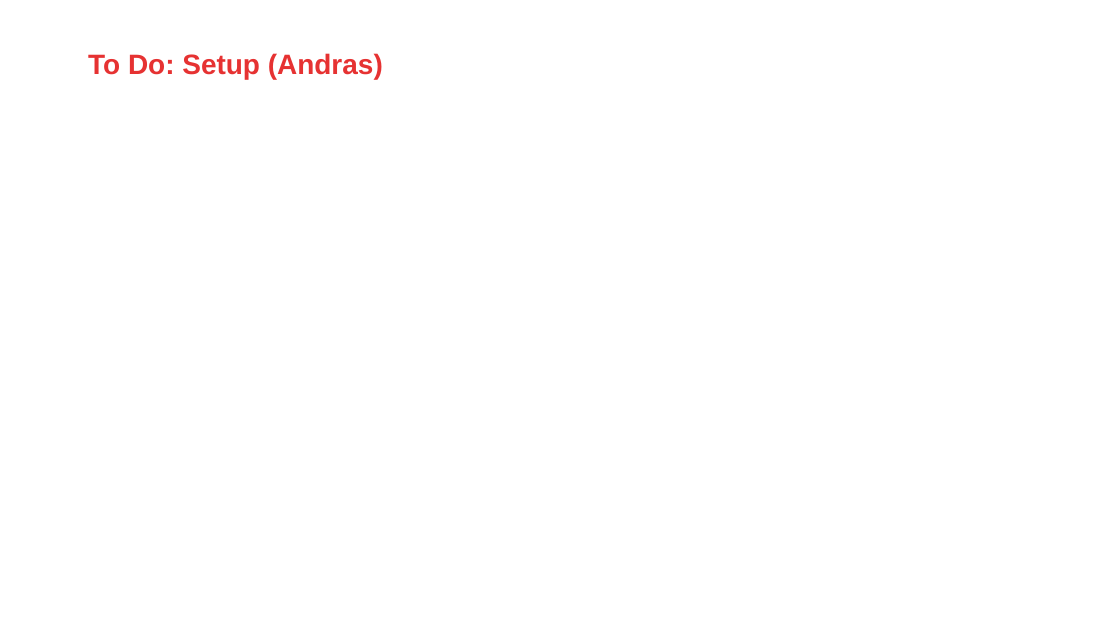
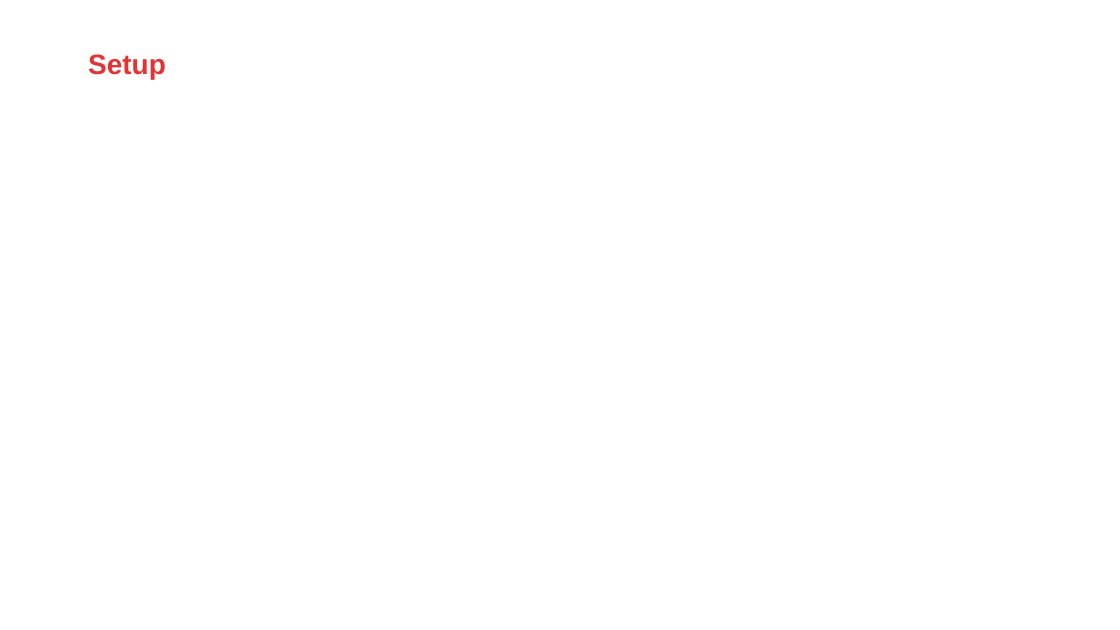
Before and after one commit to AMISConclusion/sig-typescript-unit-testing, a slide deck: slide 5 of typescript_unit_testing_with_vitest.pptx. Drawn at 1120x630 pixels with LibreOffice and Linux fonts; fonts in the diff are those of the drawing; background and template pictures are left out. Boxes give left, top, right and bottom in pixels: in the first picture for what was removed or moved away, otherwise in the second. Text is boxed around its words. In the diff, an @@ line names an element or a change of style, - is before the commit and + after.

```diff
--- a/typescript_unit_testing_with_vitest.pptx
+++ b/typescript_unit_testing_with_vitest.pptx
@@ title at (x1=88, y1=54, x2=166, y2=79): text changed @@
-To Do: Setup (Andras)
+Setup
```
Also in this commit, not shown: 34 other slides changed, 10 slides added.
